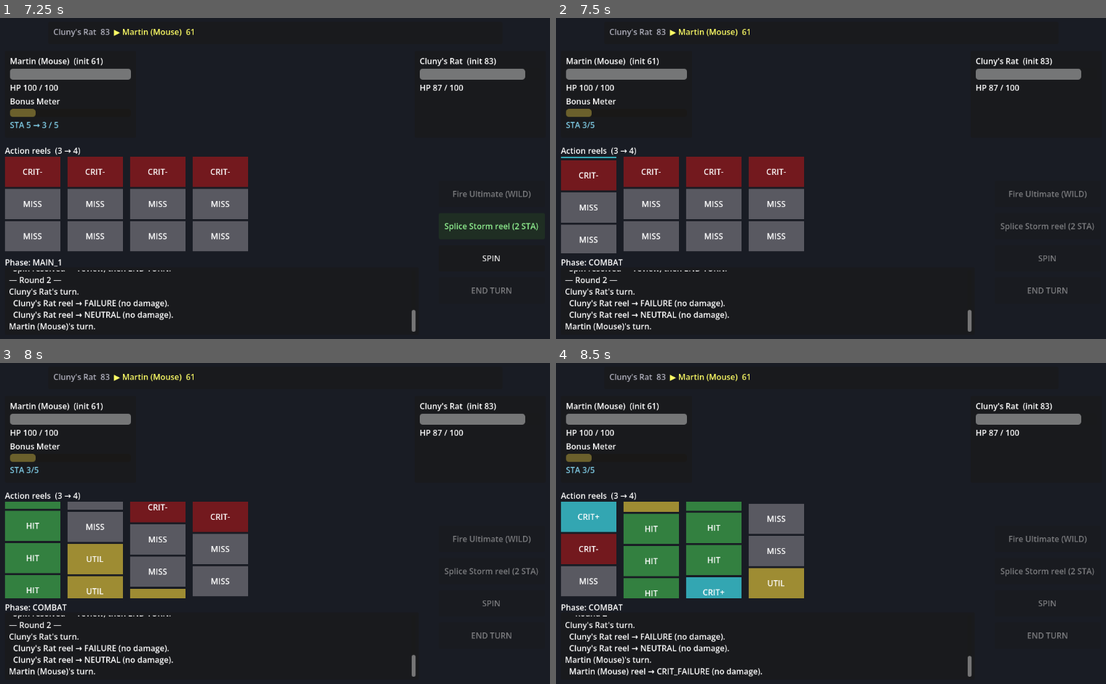
Above: before the commit, frames 1-4 (two rows, left to right).
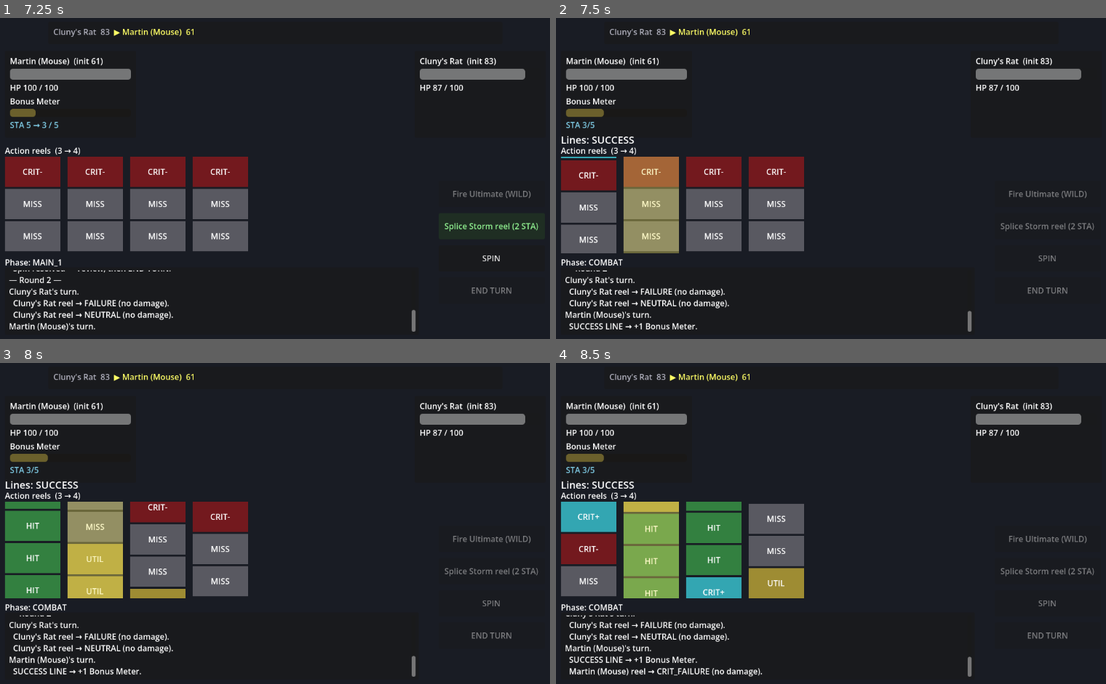
Above: after the commit, the same moments.

Repository: djkipyaboy/bunnies
Game: Godot game, scene res://combat/combat.tscn
The game is run twice, just before and just after one commit, with the same random seed, the same clock (stepped at 60 frames per second) and the same inputs.
Inputs:
- Up to frame 1 (7.25 s): tap Enter at 0.5 s; click "SPIN" at 2 s; click "END TURN" at 4.25 s; click "Splice Storm reel (2 STA)" at 6.5 s
- Up to frame 2 (7.5 s): click "SPIN" at 7.25 s
- Up to frame 3 (8 s): no input
- Up to frame 4 (8.5 s): no input

Frame 1 is identical in both runs. In frame 2, 4.7% of the frame differs, in the area x 1-76%, y 28-98%; in frame 3, 4.7%; in frame 4, 4.5%.

Commit message:
feat(combat): apply payline rewards (crit/success/neutral) + line highlight
Co-Authored-By: Claude Opus 4.8 <noreply@anthropic.com>

Diff:
--- a/combat/bonus_meter.gd
+++ b/combat/bonus_meter.gd
@@ -59,6 +59,17 @@
 	if is_armed() and not was_armed:
 		meter_armed.emit()
 
+## Adds [param amount] charge directly (e.g. a payline success-line reward), clamped to [member cap].
+## Emits [signal meter_changed], and [signal meter_armed] the first time the meter reaches the cap.
+func add_flat(amount: int) -> void:
+	if amount <= 0:
+		return
+	var was_armed: bool = is_armed()
+	value = mini(value + amount, cap)
+	meter_changed.emit(value, cap)
+	if is_armed() and not was_armed:
+		meter_armed.emit()
+
 ## True when the meter is full and its Ultimate is armed.
 func is_armed() -> bool:
 	return value >= cap
--- a/combat/combat.gd
+++ b/combat/combat.gd
@@ -25,6 +25,7 @@
 var _end_turn_button: Button
 var _splice_button: Button
 var _ultimate_button: Button
+var _payline_banner: Label
 var _strips_box: HBoxContainer
 var _strips: Array[ReelStrip] = []   # the live strips; tracked explicitly, independent of tree free-timing
 var _overlay: Panel
@@ -127,6 +128,12 @@
 
 	# Action-reels block sits below the combatant panels (which grew taller with the Stamina/effect
 	# lines); moved down so the panel's Stamina readout no longer overlaps this caption.
+	# Payline win banner — placeholder feedback sitting just above the reels block.
+	_payline_banner = Label.new()
+	_payline_banner.position = Vector2(40, 232)
+	_payline_banner.add_theme_font_size_override("font_size", 20)
+	add_child(_payline_banner)
+
 	_strips_caption = Label.new()
 	_strips_caption.text = "Action reels"
 	_strips_caption.position = Vector2(40, 256)
@@ -219,6 +226,7 @@
 	_turn_manager.combat_ended.connect(_on_combat_ended)
 	_phase_manager.phase_changed.connect(_on_phase_changed)
 	_phase_manager.turn_finished.connect(_on_turn_finished)
+	_resolver.paylines_resolved.connect(_on_paylines_resolved)
 	_spin_button.pressed.connect(_on_spin_pressed)
 	_end_turn_button.pressed.connect(_on_end_turn_pressed)
 	_splice_button.pressed.connect(_on_splice_pressed)
@@ -358,16 +366,17 @@
 func _do_spin() -> void:
 	if _phase_manager.current_phase != PhaseManager.Phase.COMBAT:
 		_phase_manager.proceed_to_combat()  # enemy auto-commit (player committed in _on_spin_pressed)
+	_payline_banner.text = ""
 	var reels: Array[ActionReel] = _attacker.turn_reels
-	var attacks: Array = _resolver.resolve_combat_phase(reels, _attacker.weapon.base_damage, _defender.defense_type, _attacker.wild_reel_indices())
+	var weapon_count: int = _attacker.weapon.reels.size()
+	var attacks: Array = _resolver.resolve_combat_phase(reels, _attacker.weapon.base_damage, _defender.defense_type, _attacker.wild_reel_indices(), weapon_count)
 	_pending_strips = attacks.size()
 	var strips: Array = _strips
 	for i: int in range(attacks.size()):
 		var attack = attacks[i]
-		var face_index: int = reels[i].faces.find(attack.face)
 		var strip: ReelStrip = strips[i]
 		strip.strip_settled.connect(_apply_attack.bind(attack), CONNECT_ONE_SHOT)
-		strip.play_to(face_index, float(i) * STRIP_STAGGER)
+		strip.play_to(attack.landed_index, float(i) * STRIP_STAGGER)  # resolver owns the index (screen == grid)
 
 func _apply_attack(attack) -> void:
 	var tier_name: String = ReelFace.ResultTier.keys()[attack.face.result_tier]
@@ -392,6 +401,58 @@
 	if _pending_strips <= 0:
 		_finish_spin()
 
+## Applies payline rewards after the spin's per-reel attacks (the resolver reports; we apply).
+## [ASSUMPTION] reward values — tune by playtest (CLAUDE.md §4).
+func _on_paylines_resolved(hits: Array) -> void:
+	for hit in hits:
+		match hit.tier:
+			ReelFace.ResultTier.CRIT_SUCCESS:
+				var weapon_type: DamageType = _attacker.weapon.reels[0].damage_type if not _attacker.weapon.reels.is_empty() else null
+				var type_mult: float = weapon_type.multiplier_against(_defender.defense_type) if weapon_type != null else 1.0
+				var bonus: int = ceili(_attacker.weapon.base_damage * (float(hit.length) / 3.0) * type_mult)
+				_defender.take_damage(bonus)
+				_log("  ★ CRIT LINE (%d) → %d bonus damage!" % [hit.length, bonus])
+				_append_banner("CRIT x%d" % hit.length)
+				if hit.length >= 3:
+					for ally: Combatant in _allies_of(_attacker):
+						ally.attach_effect(EffectLibrary.make(&"inspirational"))
+						(_panels[ally] as CombatantPanel).refresh_status()
+						(_panels[ally] as CombatantPanel).refresh_initiative()
+					_log("  ✦ Inspirational! All allies +5 initiative (2 turns).")
+					_turn_order_bar.set_order(_turn_manager.get_turn_order())
+			ReelFace.ResultTier.SUCCESS:
+				if _attacker.bonus_meter != null:
+					_attacker.bonus_meter.add_flat(1)
+					_log("  SUCCESS LINE → +1 Bonus Meter.")
+					_append_banner("SUCCESS")
+			ReelFace.ResultTier.NEUTRAL:
+				if _attacker.resource_pool != null:
+					_attacker.resource_pool.refund({&"stamina": 1})
+					_log("  NEUTRAL LINE → refund 1 Stamina.")
+					(_panels[_attacker] as CombatantPanel).refresh_resources()
+					_append_banner("UTIL")
+		_highlight_payline(hit)
+
+## All combatants on the same side as [param c] (its allies, including itself).
+func _allies_of(c: Combatant) -> Array[Combatant]:
+	var out: Array[Combatant] = []
+	for other: Combatant in _turn_manager.combatants:
+		if other.is_player == c.is_player:
+			out.append(other)
+	return out
+
+## Lights the winning line's cells on the weapon strips (placeholder visual).
+func _highlight_payline(hit) -> void:
+	for cell: Vector2i in hit.cells:
+		if cell.x >= 0 and cell.x < _strips.size():
+			_strips[cell.x].flash_cell(cell.y)
+
+## Appends a short per-line tag to the payline banner (placeholder feedback).
+func _append_banner(tag: String) -> void:
+	if _payline_banner == null:
+		return
+	_payline_banner.text = ("Lines: " + tag) if _payline_banner.text == "" else (_payline_banner.text + "  •  " + tag)
+
 func _finish_spin() -> void:
 	_attacker.consume_wild_spin()
 	_highlight_wild_strips()
--- a/combat/resource_pool.gd
+++ b/combat/resource_pool.gd
@@ -31,6 +31,17 @@
 	pool_changed.emit(&"stamina", stamina, max_stamina)
 	return true
 
+## Adds resources back (e.g. a payline neutral-line refund), clamped to the maximum. Mirrors the
+## cost-dictionary shape of [method spend].
+func refund(cost: Dictionary) -> void:
+	var amount: int = int(cost.get(&"stamina", 0))
+	if amount <= 0:
+		return
+	var before: int = stamina
+	stamina = mini(stamina + amount, max_stamina)
+	if stamina != before:
+		pool_changed.emit(&"stamina", stamina, max_stamina)
+
 ## Upkeep regeneration: adds [member regen_per_turn], clamped at [member max_stamina].
 func regen() -> void:
 	var before: int = stamina
--- a/combat/ui/reel_strip.gd
+++ b/combat/ui/reel_strip.gd
@@ -96,3 +96,16 @@
 ## Toggles the WILD highlight on this strip (Sticky-Wild Ultimate target). Cosmetic only.
 func set_wild(on: bool) -> void:
 	modulate = Color(1.6, 1.4, 0.4) if on else Color(1, 1, 1)
+
+## Briefly highlights one of the 3 visible window cells (row 0=top,1=center,2=bottom) as part of a
+## winning payline. Cosmetic only. Exact styling is placeholder — judged in play-test.
+func flash_cell(row: int) -> void:
+	var marker := ColorRect.new()
+	marker.color = Color(1.0, 0.95, 0.4, 0.35)
+	marker.size = Vector2(110, CELL_HEIGHT)
+	marker.position = Vector2(0, CELL_HEIGHT * float(row))
+	marker.mouse_filter = Control.MOUSE_FILTER_IGNORE
+	add_child(marker)
+	var tw := create_tween()
+	tw.tween_interval(1.2)
+	tw.tween_callback(marker.queue_free)
--- a/tests/test_combat_loop.gd
+++ b/tests/test_combat_loop.gd
@@ -51,7 +51,7 @@
 	var defender: Combatant = _enemy if c == _pc else _pc
 	c.on_upkeep()
 	c.begin_turn()
-	var attacks: Array = _resolver.resolve_combat_phase(c.turn_reels, c.weapon.base_damage, defender.defense_type, c.wild_reel_indices())
+	var attacks: Array = _resolver.resolve_combat_phase(c.turn_reels, c.weapon.base_damage, defender.defense_type, c.wild_reel_indices(), c.weapon.reels.size())
 	c.consume_wild_spin()
 	for a in attacks:
 		defender.take_damage(a.final_damage)
--- /dev/null
+++ b/tests/test_payline_rewards.gd
@@ -0,0 +1,43 @@
+extends SceneTree
+
+# Headless test for payline reward math: BonusMeter.add_flat, ResourcePool.refund, and the crit-line
+# bonus-damage formula ceil(base * length/3 * type_mult). Run:
+# Godot_v4.6.3-stable_win64_console.exe --headless --path . --script res://tests/test_payline_rewards.gd
+
+var _failures: int = 0
+
+func _check(cond: bool, label: String) -> void:
+	if cond: print("  ok: ", label)
+	else:
+		_failures += 1; push_error("FAIL: " + label); print("  FAIL: ", label)
+
+# Mirror of the orchestrator's crit-line bonus formula (kept here to lock the math).
+func _crit_bonus(base: float, length: int, type_mult: float) -> int:
+	return ceili(base * (float(length) / 3.0) * type_mult)
+
+func _initialize() -> void:
+	# Length scaling with round-up (base 10, type x1.0): L2=7, L3=10, L4=14, L5=17.
+	_check(_crit_bonus(10.0, 2, 1.0) == 7, "L2 -> ceil(6.667)=7 (got %d)" % _crit_bonus(10.0, 2, 1.0))
+	_check(_crit_bonus(10.0, 3, 1.0) == 10, "L3 -> 10 (got %d)" % _crit_bonus(10.0, 3, 1.0))
+	_check(_crit_bonus(10.0, 4, 1.0) == 14, "L4 -> ceil(13.334)=14 (got %d)" % _crit_bonus(10.0, 4, 1.0))
+	_check(_crit_bonus(10.0, 5, 1.0) == 17, "L5 -> ceil(16.667)=17 (got %d)" % _crit_bonus(10.0, 5, 1.0))
+	_check(_crit_bonus(10.0, 3, 1.25) == 13, "L3 x1.25 -> ceil(12.5)=13 (got %d)" % _crit_bonus(10.0, 3, 1.25))
+
+	# BonusMeter.add_flat clamps at cap and signals.
+	var m: BonusMeter = BonusMeter.new()
+	m.cap = 10; m.value = 9
+	m.add_flat(1)
+	_check(m.value == 10, "add_flat to cap (got %d)" % m.value)
+	m.add_flat(5)
+	_check(m.value == 10, "add_flat clamps at cap (got %d)" % m.value)
+
+	# ResourcePool.refund adds, clamped at max.
+	var p: ResourcePool = ResourcePool.new()
+	p.max_stamina = 5; p.stamina = 4
+	p.refund({&"stamina": 1})
+	_check(p.stamina == 5, "refund +1 -> 5 (got %d)" % p.stamina)
+	p.refund({&"stamina": 3})
+	_check(p.stamina == 5, "refund clamps at max (got %d)" % p.stamina)
+
+	print(("PAYLINE REWARDS TEST PASSED" if _failures == 0 else "PAYLINE REWARDS TEST FAILED: %d" % _failures))
+	quit(_failures)
